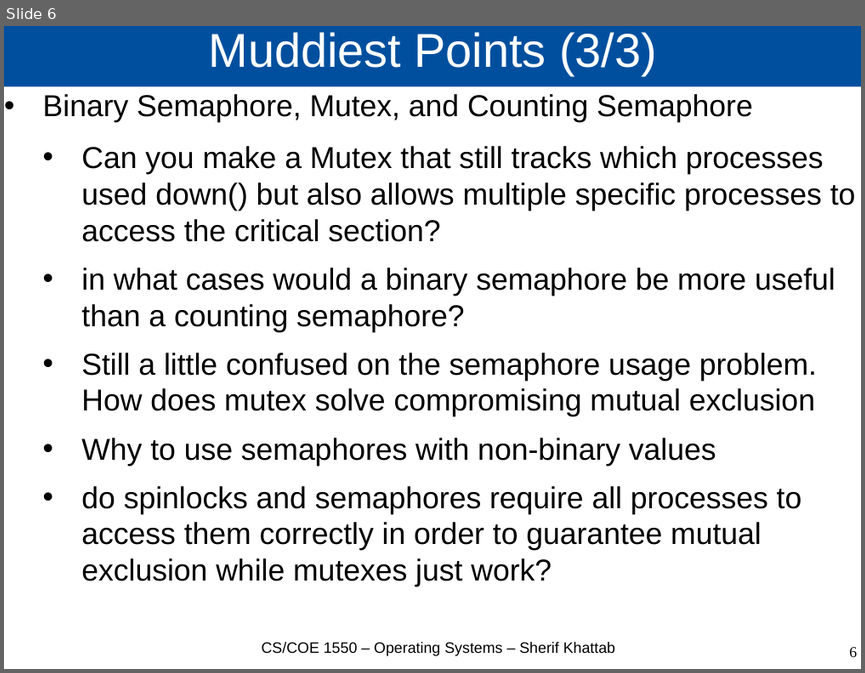
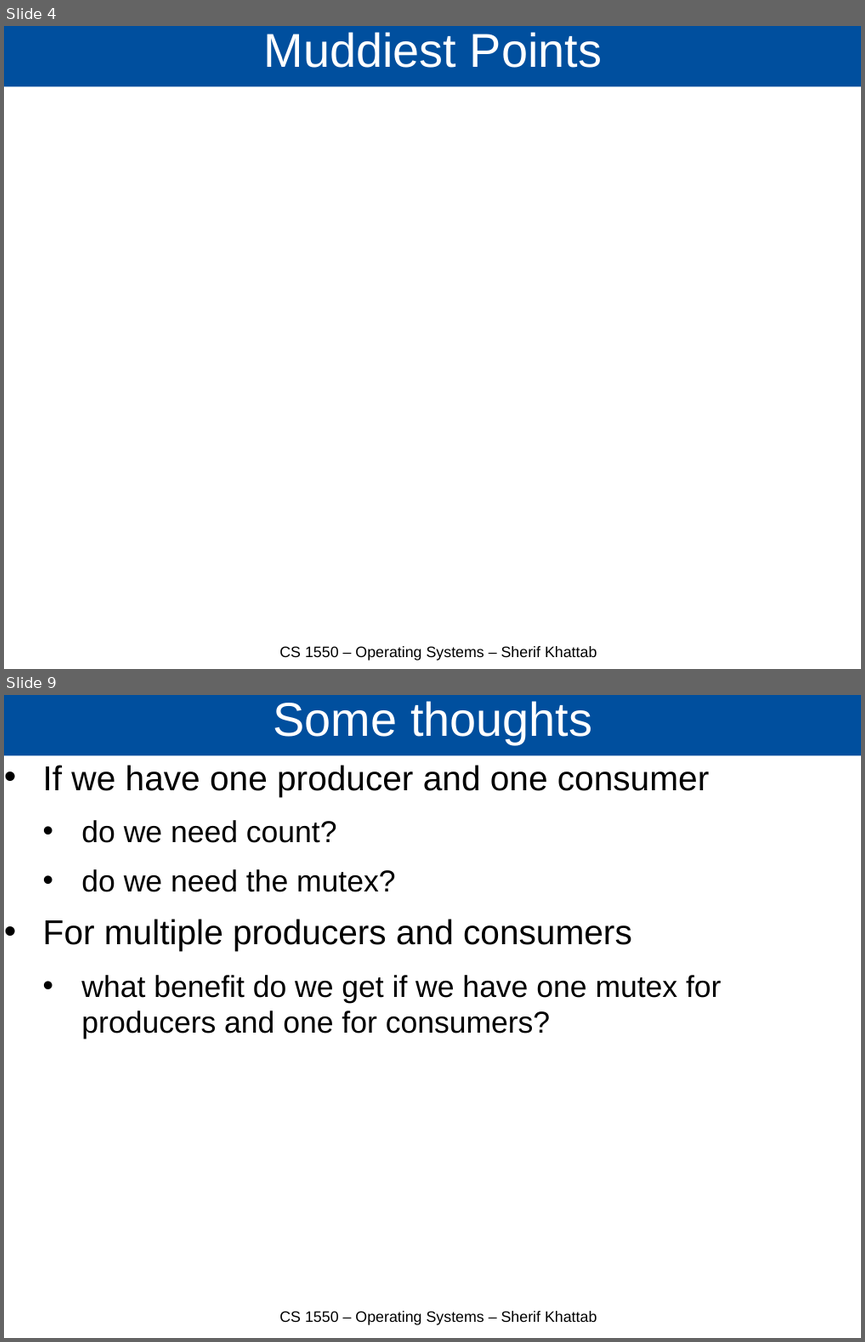
Before and after one commit to cs1550-2224/cs1550-code-handouts, a slide deck: DraftSlides/Lecture7.pptx. Shown one above the other, each under a label of ours: slide 6 before the commit, slides 4 and 9 after it; the slides between them are not shown. The pictures are 865x673 and 865x1342 pixels, drawn with LibreOffice and Linux fonts; fonts in the diff are those of the drawing. Boxes give left, top, right and bottom in pixels: in the first picture for what was removed or moved away, otherwise in the second. Text is boxed around its words. In the diff, an @@ line names an element or a change of style, - is before the commit and + after.

```diff
--- a/DraftSlides/Lecture7.pptx
+++ b/DraftSlides/Lecture7.pptx
@@ slide 9 added at box(4, 695, 861, 1338), background #FFFFFF @@
@@ title added at box(4, 695, 861, 756), fill #004F9E, 44 pt, text #FFFFFF @@
+Some thoughts
@@ text added at box(43, 765, 721, 1039), 28 pt, text #000000 @@
+• If we have one producer and one consumer
+  • do we need count?
+  • do we need the mutex?
+• For multiple producers and consumers
+  • what benefit do we get if we have one mutex for producers and one for consumers?
@@ text added at box(279, 1310, 596, 1325), 14 pt, text #000000 @@
+CS 1550 – Operating Systems – Sherif Khattab
@@ what was slide 6 is now slide 4 @@
@@ slide 4 changed as well @@
@@ title at box(264, 32, 602, 68): text changed @@
-Muddiest Points (3/3)
+Muddiest Points
@@ text removed at box(43, 94, 856, 586) @@
-• Binary Semaphore, Mutex, and Counting Semaphore
-  • Can you make a Mutex that still tracks which processes used down() but also allows multiple specific processes to access the critical section?
-  • in what cases would a binary semaphore be more useful than a counting semaphore?
-  • Still a little confused on the semaphore usage problem. How does mutex solve compromising mutual exclusion
-  • Why to use semaphores with non-binary values
-  • do spinlocks and semaphores require all processes to access them correctly in order to guarantee mutual exclusion while mutexes just work?
@@ text at box(279, 646, 596, 660): text changed @@
-CS/COE 1550 – Operating Systems – Sherif Khattab
+CS 1550 – Operating Systems – Sherif Khattab
@@ page number removed at box(849, 646, 857, 657) @@
-6
```
Also in this commit, not shown: 3 other slides changed, 6 other slides added, 2 slides removed, 1 other file.
